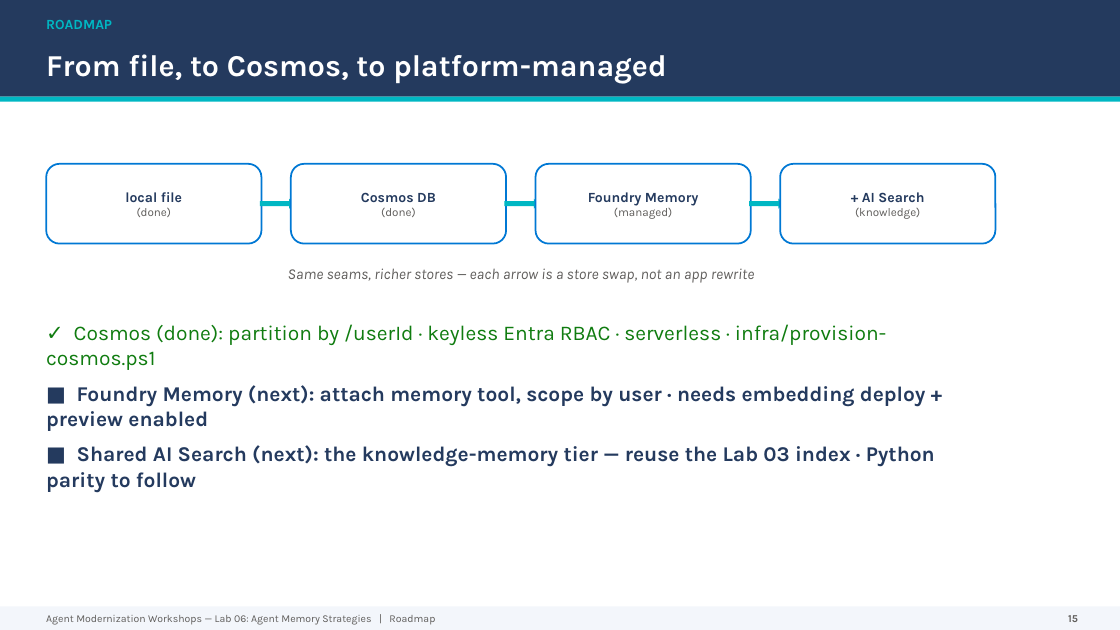
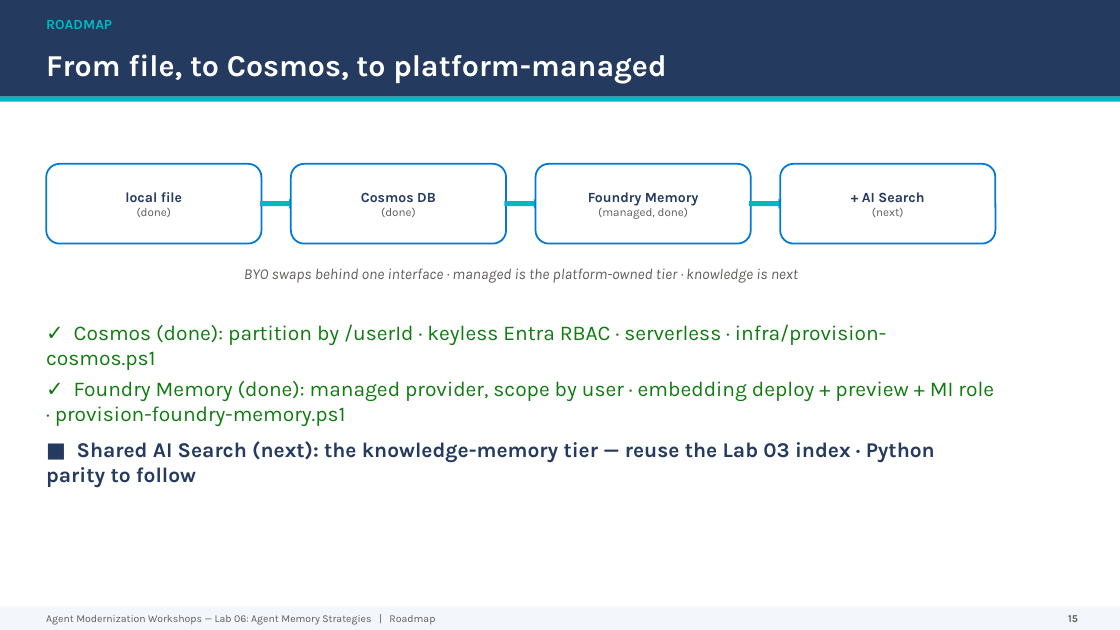
Before and after one commit to bradrlaw/agent-modernization-workshops, a slide deck: slide 15 of labs/lab06-multi-agent/presentation/Lab06-Agent-Memory-Strategies.pptx. Drawn at 1120x630 pixels with LibreOffice and Linux fonts; fonts in the diff are those of the drawing. Boxes give left, top, right and bottom in pixels: in the first picture for what was removed or moved away, otherwise in the second. Text is boxed around its words. In the diff, an @@ line names an element or a change of style, - is before the commit and + after.

```diff
--- a/labs/lab06-multi-agent/presentation/Lab06-Agent-Memory-Strategies.pptx
+++ b/labs/lab06-multi-agent/presentation/Lab06-Agent-Memory-Strategies.pptx
@@ text in rounded rectangle at bbox=[598, 207, 688, 219]: text changed @@
-(managed)
+(managed, done)
@@ text in rounded rectangle at bbox=[872, 208, 904, 217]: text changed @@
-(knowledge)
+(next)
@@ text at bbox=[244, 268, 798, 283]: text changed @@
-Same seams, richer stores — each arrow is a store swap, not an app rewrite
+BYO swaps behind one interface · managed is the platform-owned tier · knowledge is next
@@ text at bbox=[55, 381, 994, 426]: text changed; text colour #243A5E to #107C10; bold off @@
-■ Foundry Memory (next): attach memory tool, scope by user · needs embedding deploy + preview enabled
+✓ Foundry Memory (done): managed provider, scope by user · embedding deploy + preview + MI role · provision-foundry-memory.ps1
```
Also in this commit, not shown: 4 other slides changed, 9 other files.
